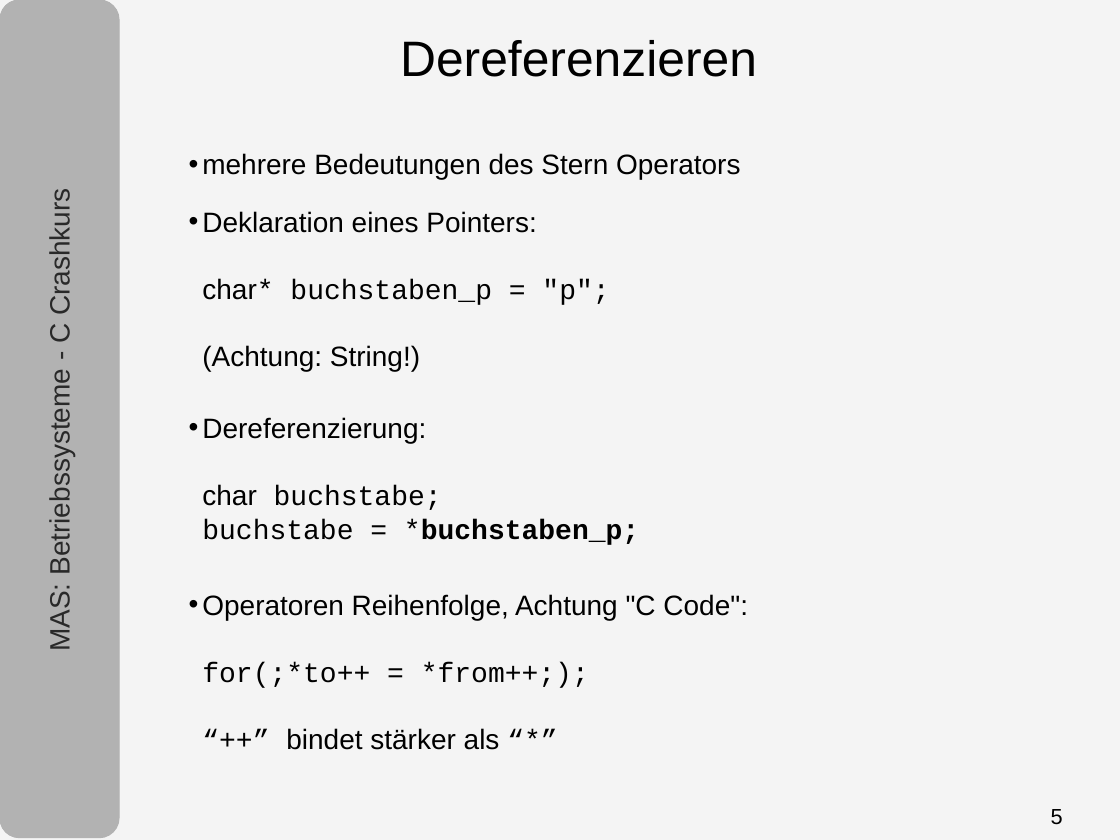
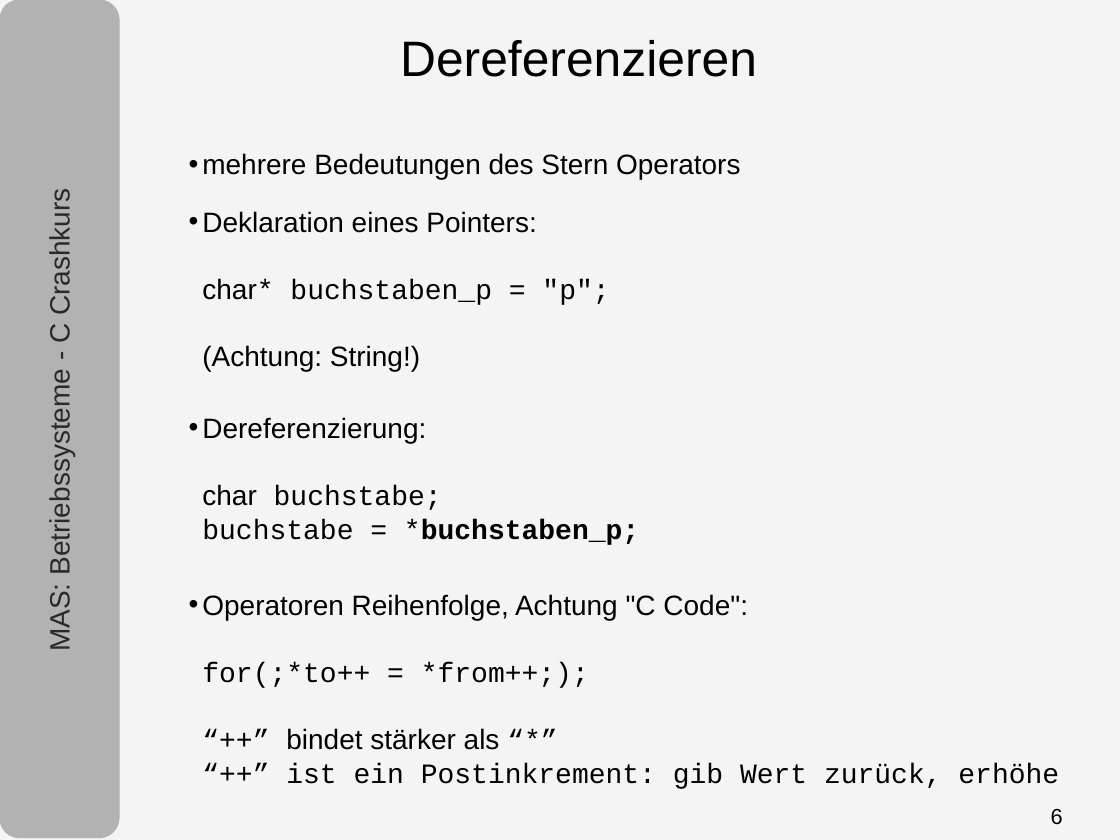
Before and after one commit to tpo/betriebssysteme, a slide deck: slide 6 of 05-1_C.odp (slide 5 before the commit). Drawn at 1120x840 pixels with LibreOffice and Linux fonts; fonts in the diff are those of the drawing. Boxes give left, top, right and bottom in pixels: in the first picture for what was removed or moved away, otherwise in the second. Text is boxed around its words. In the diff, an @@ line names an element or a change of style, - is before the commit and + after.

```diff
--- a/05-1_C.odp
+++ b/05-1_C.odp
@@ text at [202,594,1059,789]: text changed; font Arial to Courier New @@
-• Operatoren Reihenfolge, Achtung "C Code":
-  for(;*to++ = *from++;);
-  “++” bindet stärker als “*”
+• Operatoren Reihenfolge, Achtung "C Code":
+  for(;*to++ = *from++;);
+  “++” bindet stärker als “*”
+  “++” ist ein Postinkrement: gib Wert zurück, erhöhe
@@ page number at [1051,809,1063,825]: text changed @@
-5
+6
```
Also in this commit, not shown: 2 other slides changed, 1 slide added, 1 other file.
